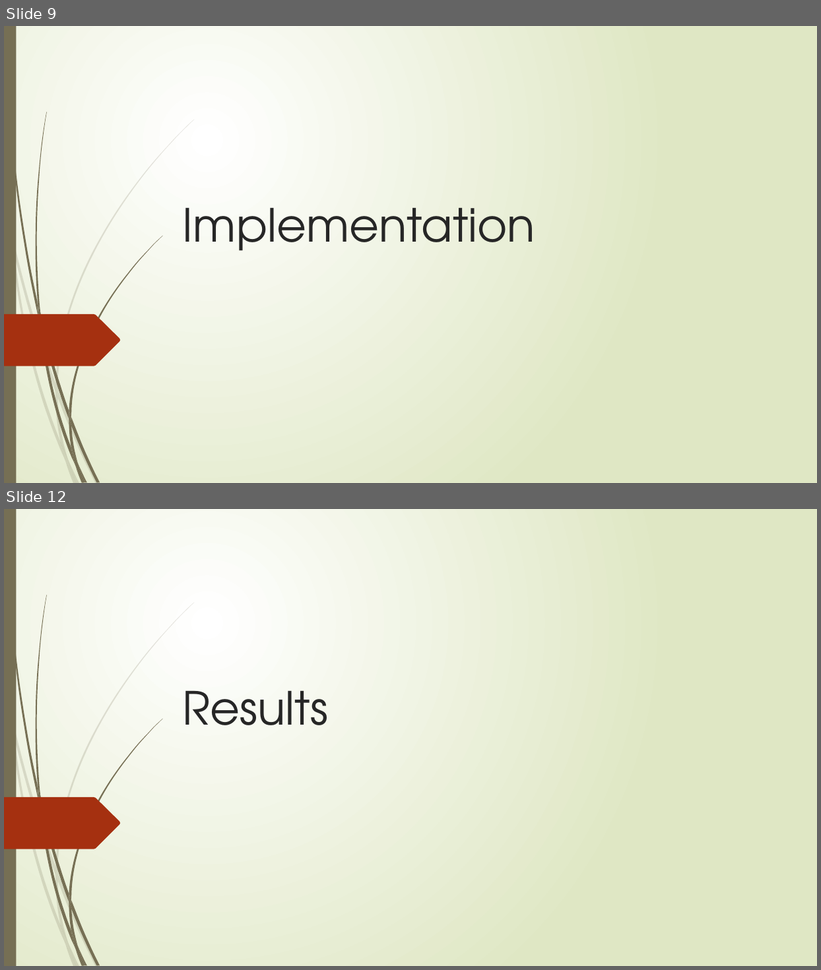
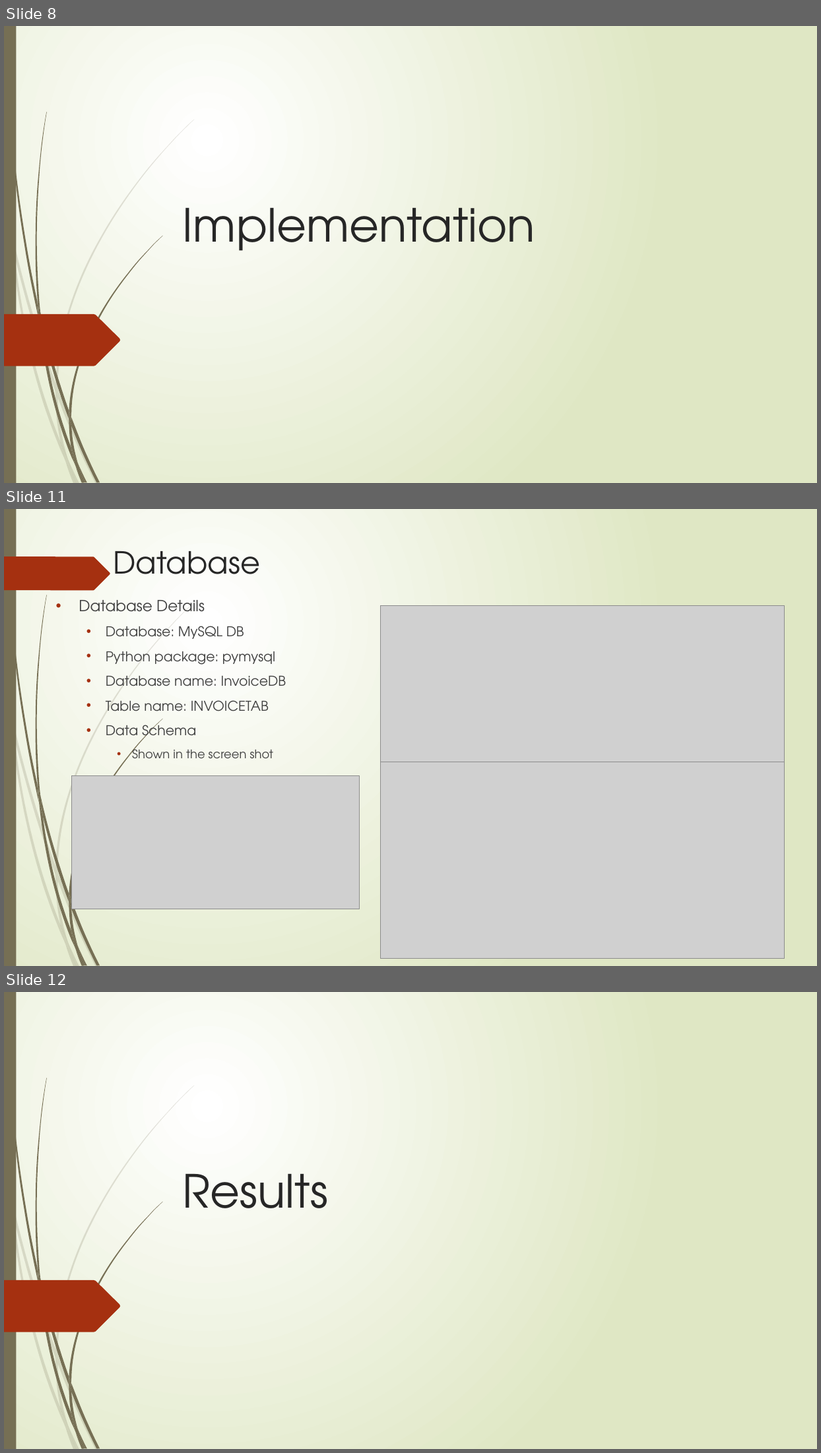
Before and after one commit to sureshcs0524/PythonProjects, a slide deck: Invoice Matching Application .pptx. Shown one above the other, each under a label of ours: slides 9 and 12 before the commit, slides 8, 11 and 12 after it; the slides between them are not shown. The pictures are 821x970 and 821x1453 pixels, drawn with LibreOffice and Linux fonts; fonts in the diff are those of the drawing; grey boxes stand for pictures. Boxes give left, top, right and bottom in pixels: in the first picture for what was removed or moved away, otherwise in the second. Text is boxed around its words. In the diff, an @@ line names an element or a change of style, - is before the commit and + after.

Commit message:
Changes in Invoice Matching Applicaiton PPT

```diff
--- a/Invoice Matching Application .pptx
+++ b/Invoice Matching Application .pptx
@@ slide 11 added at [4, 509, 817, 966], background gradient #FFFFFF to #DFE8C4; not listed: 23 template elements that a slide beside it also shows @@
@@ freeform shape added at [4, 557, 110, 590], fill #A53010 @@
@@ title added at [113, 551, 260, 574], 36 pt, text #262626 @@
+Database
@@ subtitle added at [79, 600, 286, 758], 16 pt, text #404040 @@
+• Database Details
+  • Database: MySQL DB
+  • Python package: pymysql
+  • Database name: InvoiceDB
+  • Table name: INVOICETAB
+  • Data Schema
+    • Shown in the screen shot
@@ picture added at [381, 606, 785, 762] @@
@@ picture added at [381, 761, 785, 958] @@
@@ picture added at [72, 776, 360, 910] @@
@@ what was slide 9 is now slide 8 @@
```
Also in this commit, not shown: 8 slides changed, 4 other slides added, 4 slides removed, 1 other file.
